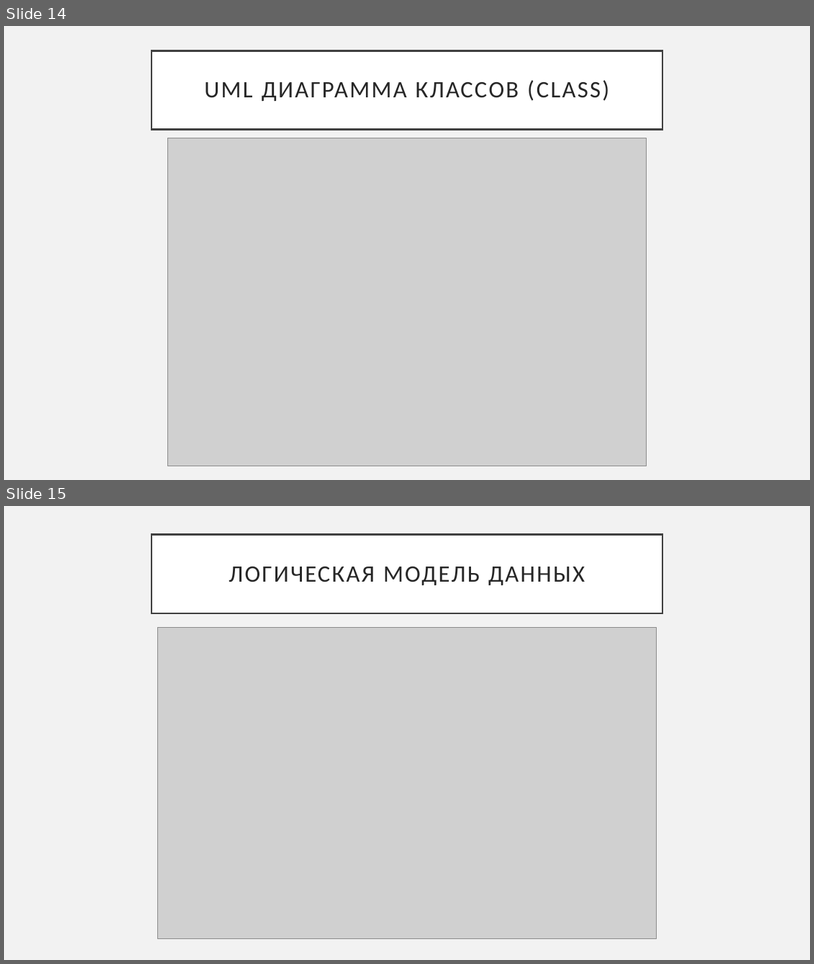
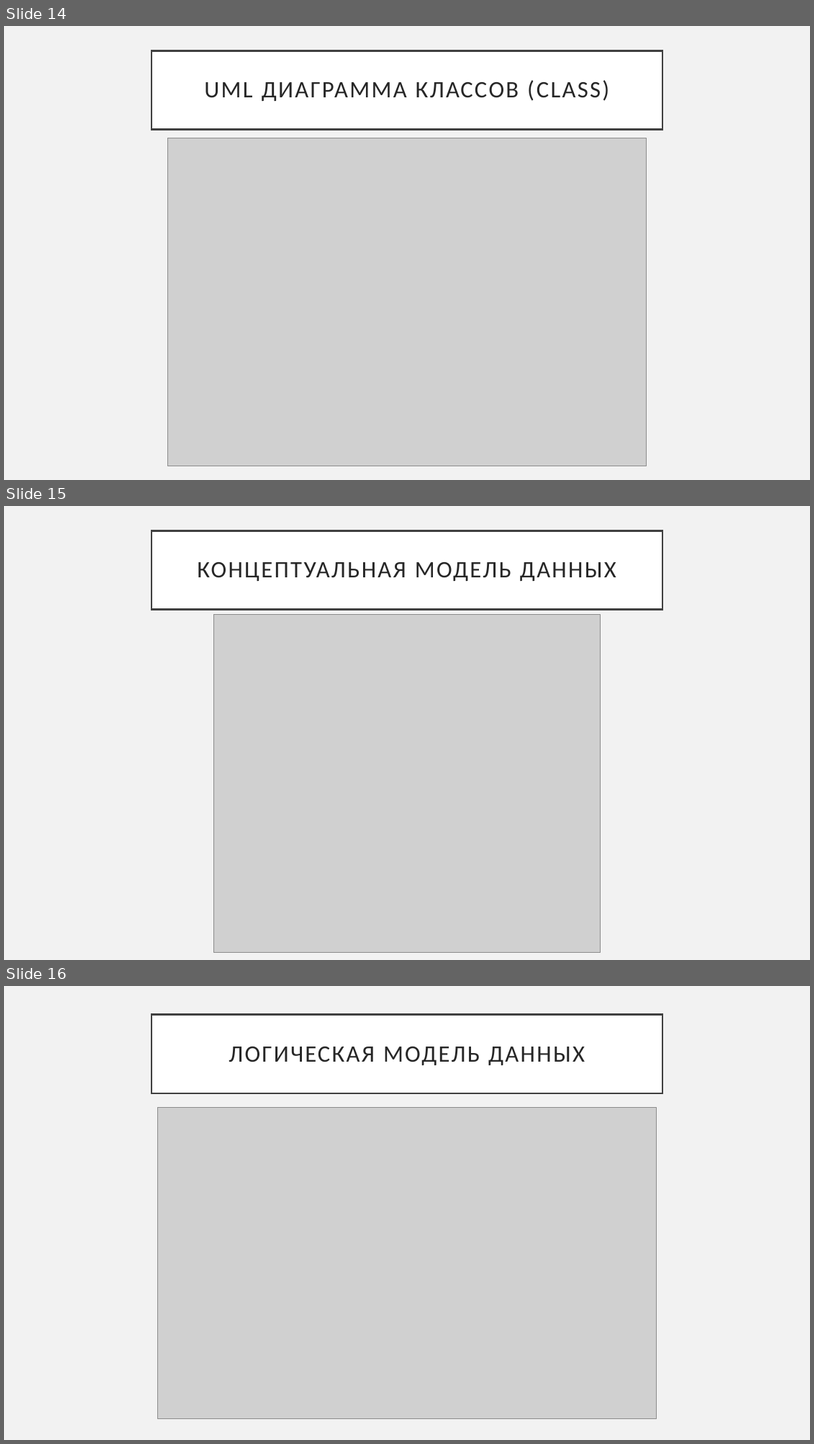
Before and after one commit to ayoayyy/coursework, a slide deck: Презентация Финальная Версия Клыков.pptx. Shown one above the other, each under a label of ours: slides 14 and 15 before the commit, slides 14, 15 and 16 after it. The pictures are 814x964 and 814x1444 pixels, drawn with LibreOffice and Linux fonts; fonts in the diff are those of the drawing; grey boxes stand for pictures. Boxes give left, top, right and bottom in pixels: in the first picture for what was removed or moved away, otherwise in the second. Text is boxed around its words. In the diff, an @@ line names an element or a change of style, - is before the commit and + after.

```diff
--- a/Презентация Финальная Версия Клыков.pptx
+++ b/Презентация Финальная Версия Клыков.pptx
@@ slide 15 added at (4,506,810,960), background #F2F2F2 @@
@@ title added at (152,530,663,610), fill #FFFFFF, outline #404040 2.5 pt, 28 pt, text #262626 @@
+КОНЦЕПТУАЛЬНАЯ МОДЕЛЬ ДАННЫХ
@@ picture added at (214,614,600,952) @@
@@ what was slide 15 is now slide 16 @@
```
Also in this commit, not shown: 1 other slide added.
